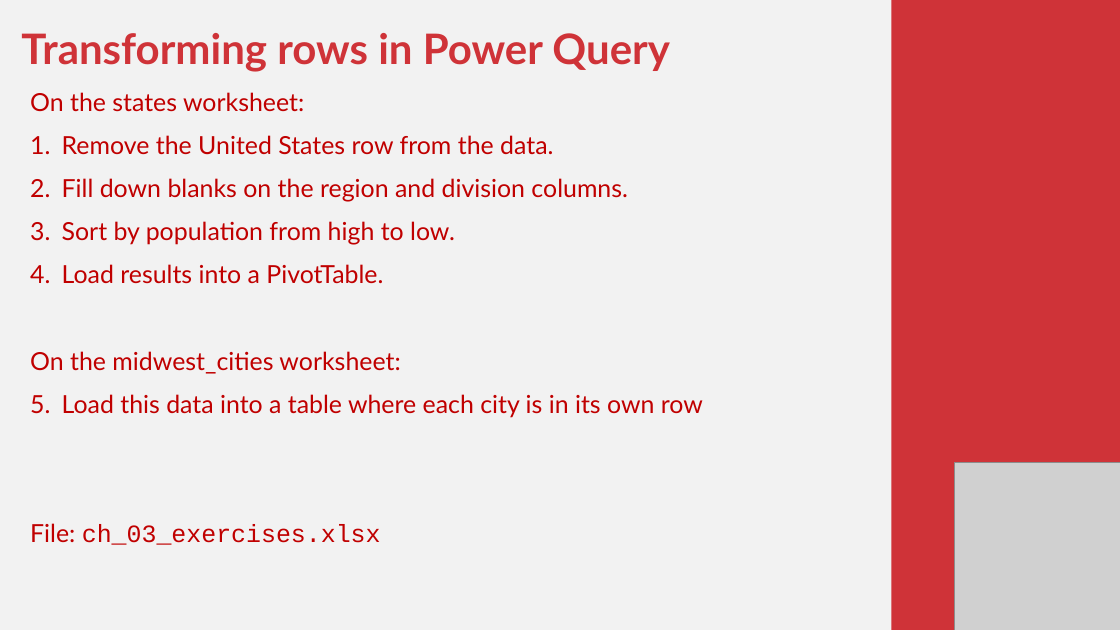
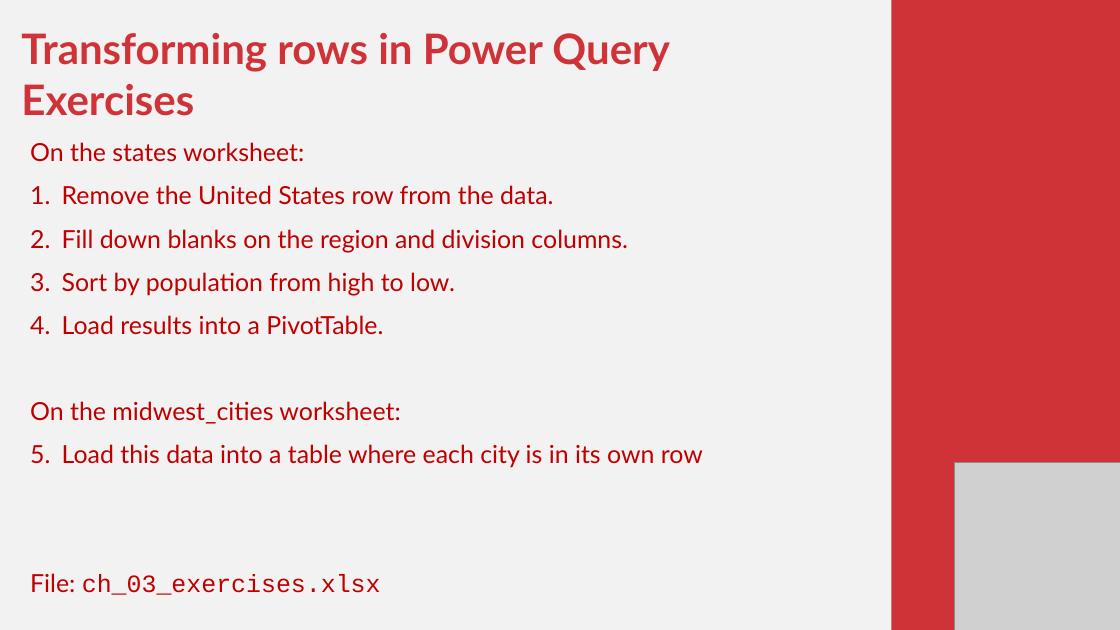
Before and after one commit to stringfestdata/modern-analytics-excel-book, a slide deck: slide 3 of exercises/mdae-exercises-by-chapter.pptx. Drawn at 1120x630 pixels with LibreOffice and Linux fonts; fonts in the diff are those of the drawing; grey boxes stand for pictures. Boxes give left, top, right and bottom in pixels: in the first picture for what was removed or moved away, otherwise in the second. Text is boxed around its words. In the diff, an @@ line names an element or a change of style, - is before the commit and + after.

```diff
--- a/exercises/mdae-exercises-by-chapter.pptx
+++ b/exercises/mdae-exercises-by-chapter.pptx
@@ text at (21,33,670,116): text changed @@
-Transforming rows in Power Query
+Transforming rows in Power Query Exercises
```
Also in this commit, not shown: 9 other slides changed, 1 slide added.
